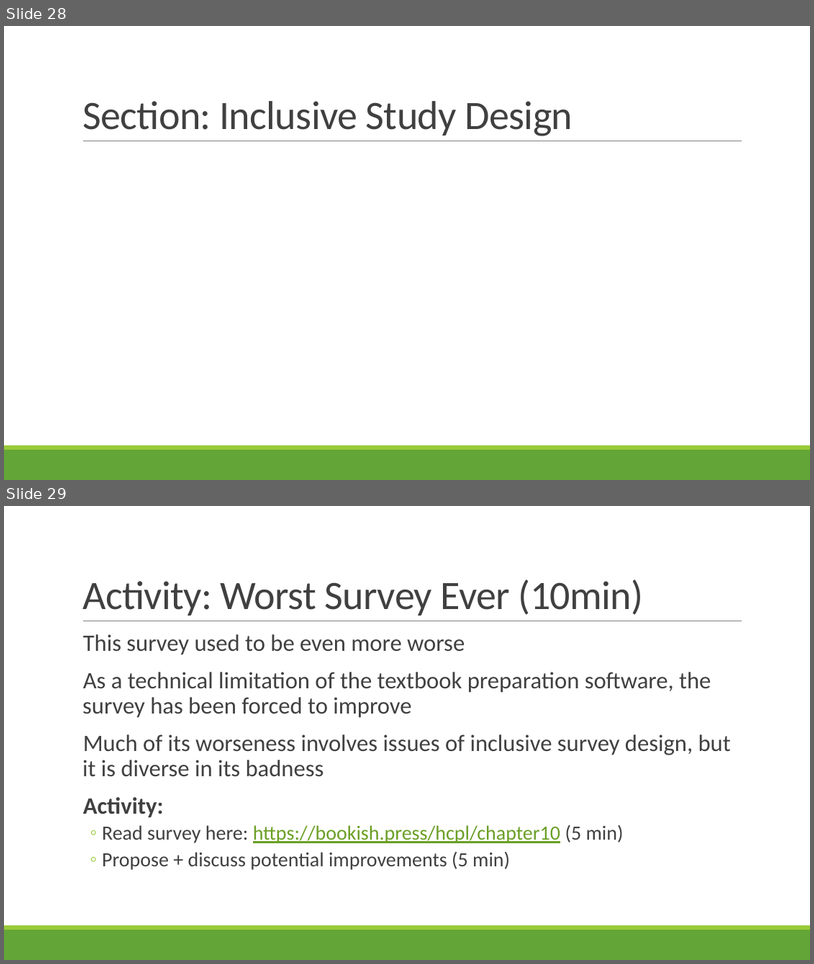
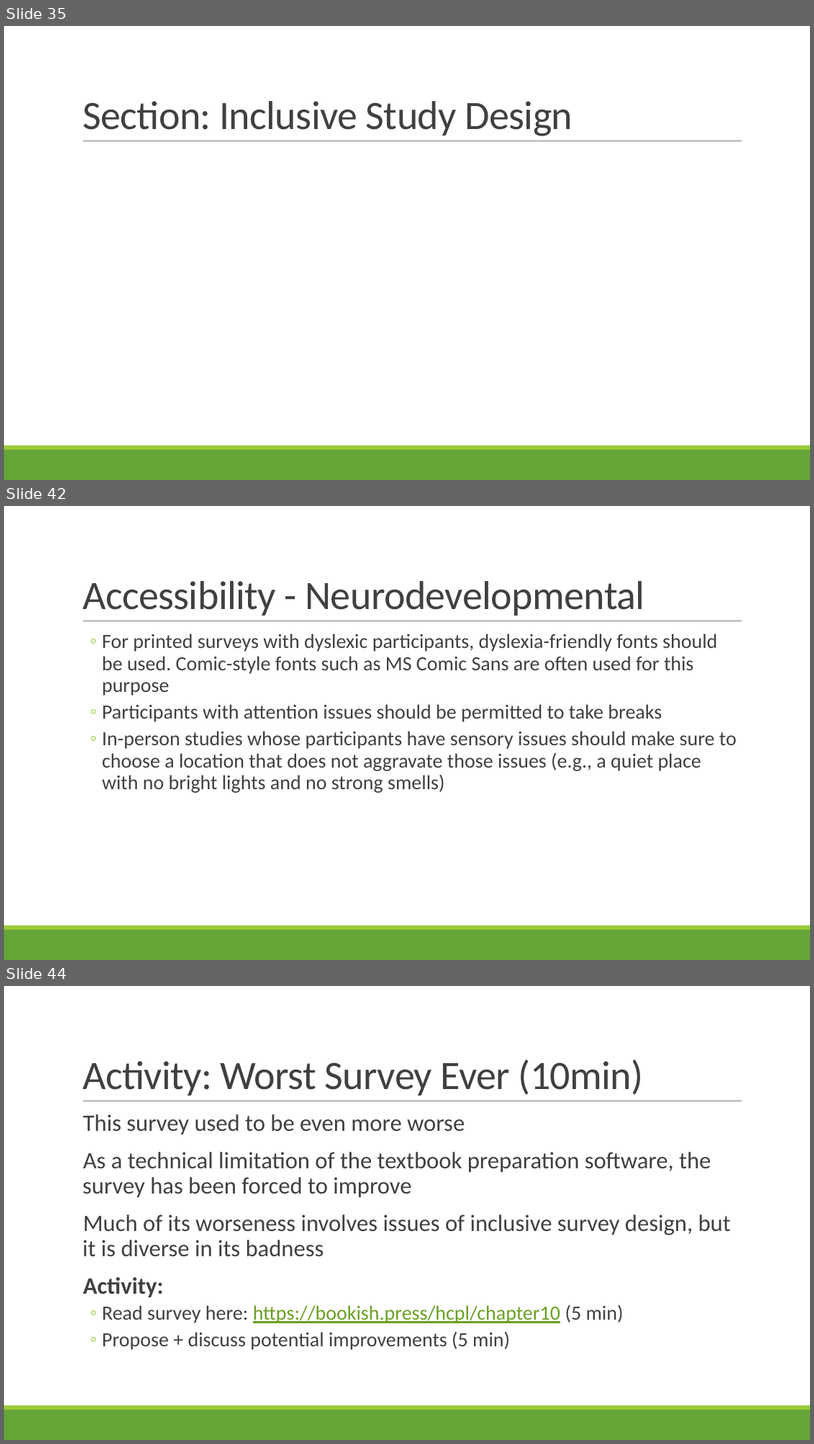
Before and after one commit to rbohrer/pl-course, a slide deck: LectureSlides/09Design2.pptx. Shown one above the other, each under a label of ours: slides 28 and 29 before the commit, slides 35, 42 and 44 after it; the slides between them are not shown. The pictures are 814x964 and 814x1444 pixels, drawn with LibreOffice and Linux fonts; fonts in the diff are those of the drawing. Boxes give left, top, right and bottom in pixels: in the first picture for what was removed or moved away, otherwise in the second. Text is boxed around its words. In the diff, an @@ line names an element or a change of style, - is before the commit and + after.

```diff
--- a/LectureSlides/09Design2.pptx
+++ b/LectureSlides/09Design2.pptx
@@ slide 42 added at box(4, 506, 810, 960), background #FFFFFF; not listed: 3 template elements that a slide beside it also shows @@
@@ title added at box(82, 581, 645, 615), 48 pt, text #404040 @@
+Accessibility - Neurodevelopmental
@@ text added at box(102, 633, 737, 793), 24 pt, text #404040 @@
+  ◦ For printed surveys with dyslexic participants, dyslexia-friendly fonts should be used. Comic-style fonts such as MS Comic Sans are often used for this purpose
+  ◦ Participants with attention issues should be permitted to take breaks
+  ◦ In-person studies whose participants have sensory issues should make sure to choose a location that does not aggravate those issues (e.g., a quiet place with no bright lights and no strong smells)
@@ what was slide 28 is now slide 35 @@
@@ what was slide 29 is now slide 44 @@
```
Also in this commit, not shown: 2 slides changed, 15 other slides added, 1 slide removed.
